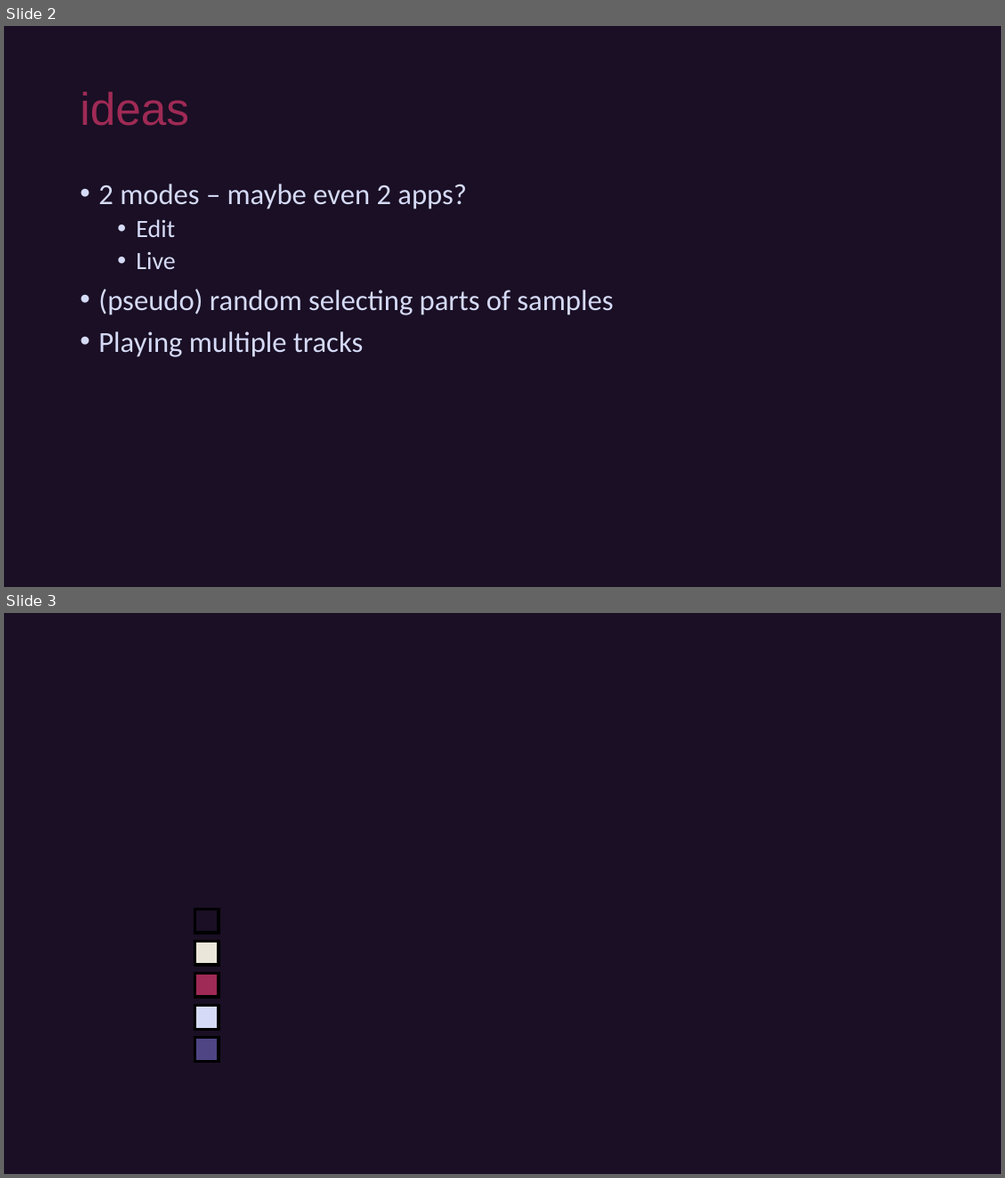
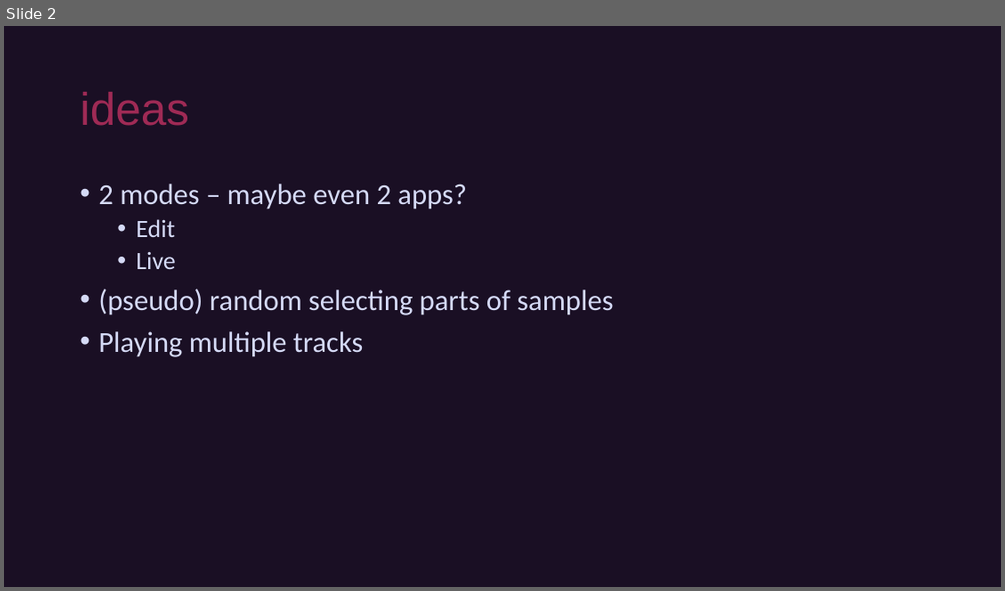
Before and after one commit to sorskoot/UltraviolentJunglist, a slide deck: Design/Ultraviolent Junglist.pptx. Shown one above the other, each under a label of ours: slides 2 and 3 before the commit, slide 2 after it. The pictures are 1005x1178 and 1005x591 pixels, drawn with LibreOffice and Linux fonts; fonts in the diff are those of the drawing. Boxes give left, top, right and bottom in pixels: in the first picture for what was removed or moved away, otherwise in the second. Text is boxed around its words. In the diff, an @@ line names an element or a change of style, - is before the commit and + after.

```diff
--- a/Design/Ultraviolent Junglist.pptx
+++ b/Design/Ultraviolent Junglist.pptx
@@ slide 3 removed at <box>4,613,1001,1174</box>, background #1A0F24 @@
@@ rectangle removed at <box>194,909,218,933</box> @@
@@ rectangle removed at <box>194,941,218,965</box> @@
@@ rectangle removed at <box>194,973,218,997</box> @@
@@ rectangle removed at <box>194,1005,218,1029</box> @@
@@ rectangle removed at <box>194,1037,218,1061</box> @@
```
Also in this commit, not shown: 1 slide changed, 2 slides added, 8 other files.
